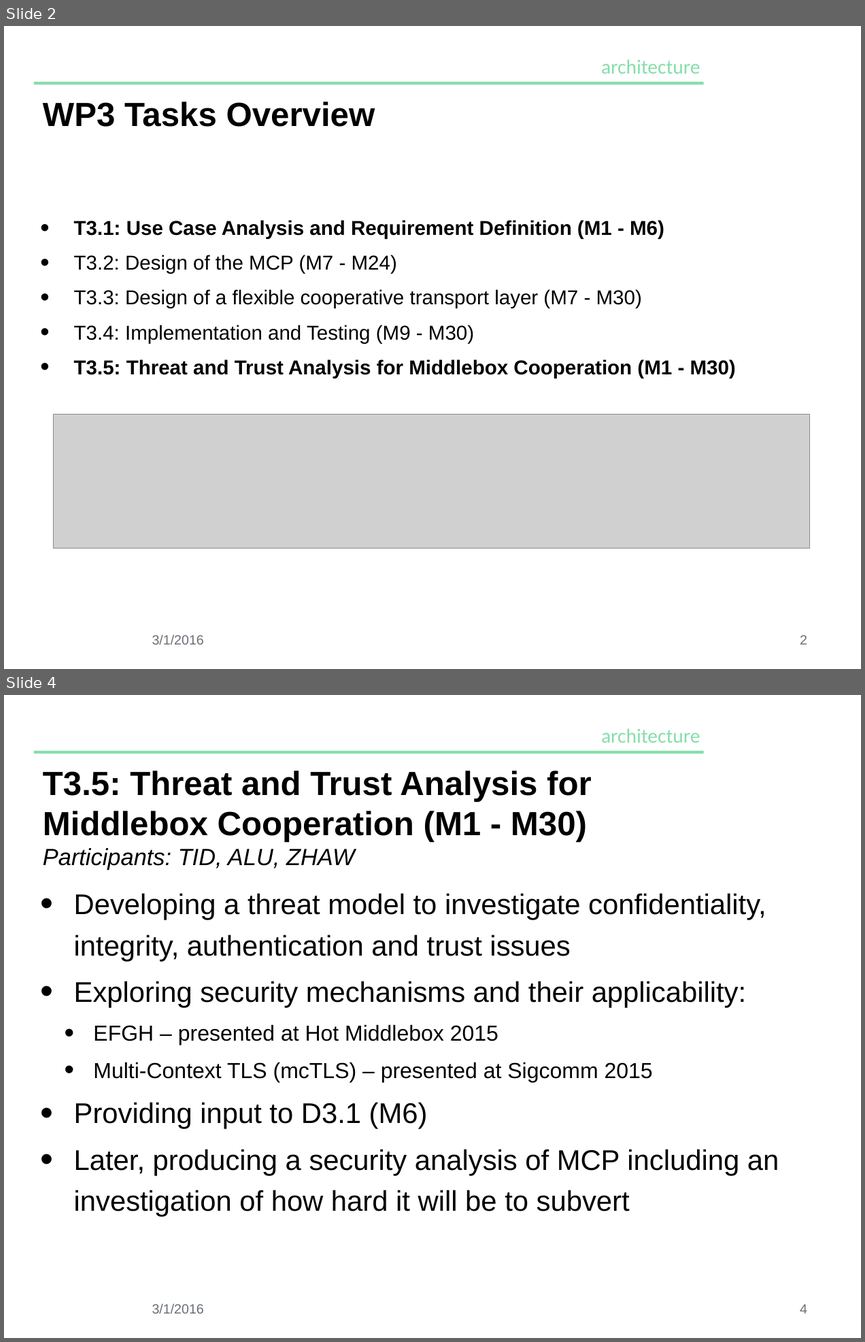
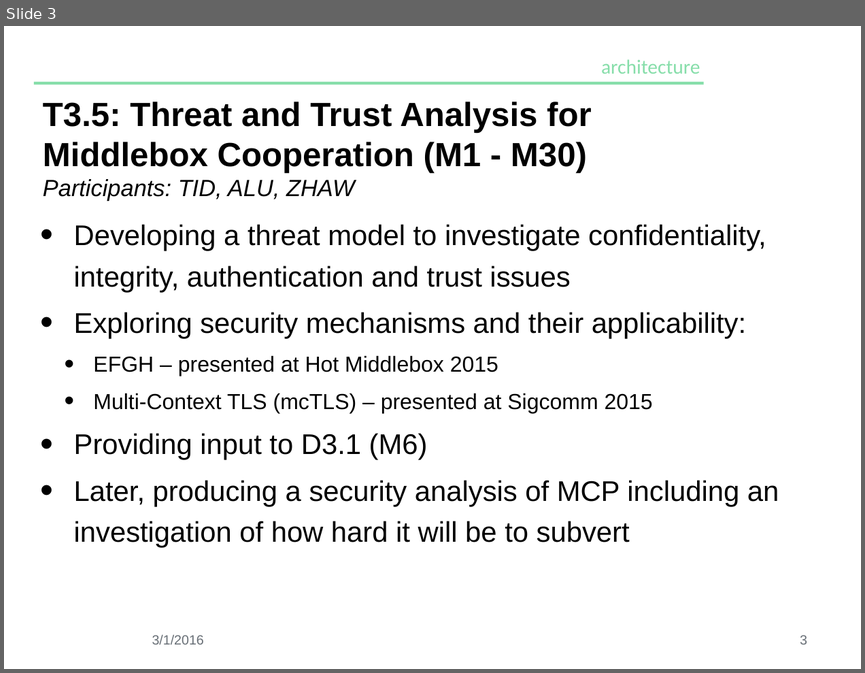
Before and after one commit to mami-project/roadshows, a slide deck: kickoff/wp3-eu-summary.pptx. Shown one above the other, each under a label of ours: slides 2 and 4 before the commit, slide 3 after it; the slides between them are not shown. The pictures are 865x1342 and 865x673 pixels, drawn with LibreOffice and Linux fonts; fonts in the diff are those of the drawing; grey boxes stand for pictures; background and template pictures are left out. Boxes give left, top, right and bottom in pixels: in the first picture for what was removed or moved away, otherwise in the second. Text is boxed around its words. In the diff, an @@ line names an element or a change of style, - is before the commit and + after.

```diff
--- a/kickoff/wp3-eu-summary.pptx
+++ b/kickoff/wp3-eu-summary.pptx
@@ slide 2 removed at <box>4,26,861,669</box>, background #FFFFFF; not listed: 2 template elements that a slide beside it also shows @@
@@ title removed at <box>43,101,375,127</box> @@
-WP3 Tasks Overview
@@ text removed at <box>74,220,736,378</box> @@
-• T3.1: Use Case Analysis and Requirement Definition (M1 - M6)
-• T3.2: Design of the MCP (M7 - M24)
-• T3.3: Design of a flexible cooperative transport layer (M7 - M30)
-• T3.4: Implementation and Testing (M9 - M30)
-• T3.5: Threat and Trust Analysis for Middlebox Cooperation (M1 - M30)
@@ picture removed at <box>54,414,809,548</box> @@
@@ text removed at <box>152,634,204,644</box> @@
-3/1/2016
@@ page number removed at <box>800,635,807,644</box> @@
-2
@@ what was slide 4 is now slide 3 @@
@@ page number at <box>800,635,807,644</box>: text changed @@
-4
+3
```
Also in this commit, not shown: 1 slide changed, 1 slide added, 1 other slide removed, 1 other file.
